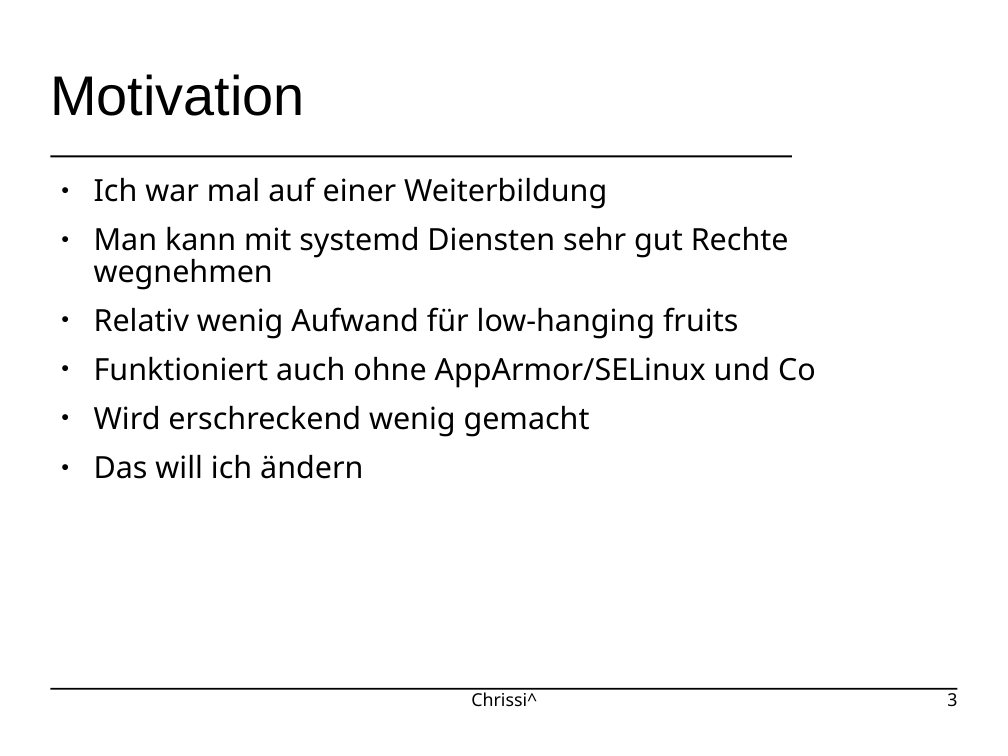
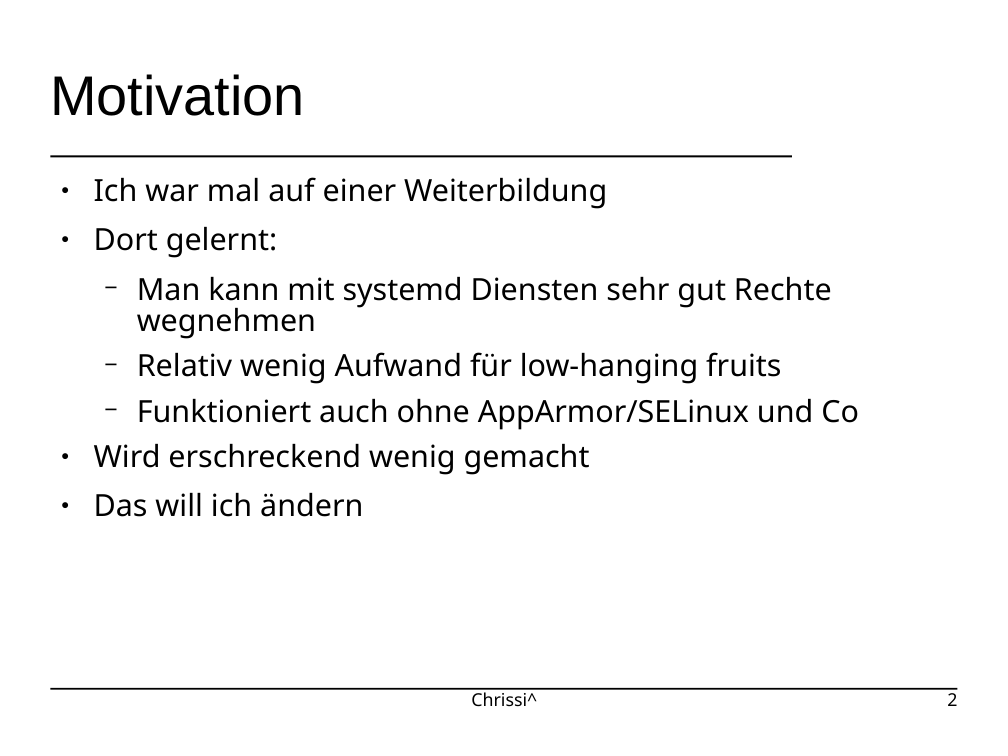
Before and after one commit to johannesst/systemd-workshop-gpn23, a slide deck: slide 2 of slides.odp (slide 3 before the commit). Drawn at 1008x756 pixels with LibreOffice and Linux fonts; fonts in the diff are those of the drawing; background and template pictures are left out. Boxes give left, top, right and bottom in pixels: in the first picture for what was removed or moved away, otherwise in the second. Text is boxed around its words. In the diff, an @@ line names an element or a change of style, - is before the commit and + after.

```diff
--- a/slides.odp
+++ b/slides.odp
@@ text at [94, 226, 278, 258]: paragraph added @@
+● Dort gelernt:
@@ text at [137, 276, 859, 430]: bullet ● to −; list level 1 to 2 in "Man kann mit systemd Diensten ..."; list level 1 to 2 in "Relativ wenig Aufwand für low-hanging ..."; list level 1 to 2 in "Funktioniert auch ohne AppArmor/SELinux und ..." @@
@@ page number at [947, 689, 957, 706]: text changed @@
-3
+2
```
Also in this commit, not shown: 15 other slides changed, 3 slides added, 3 other files.
